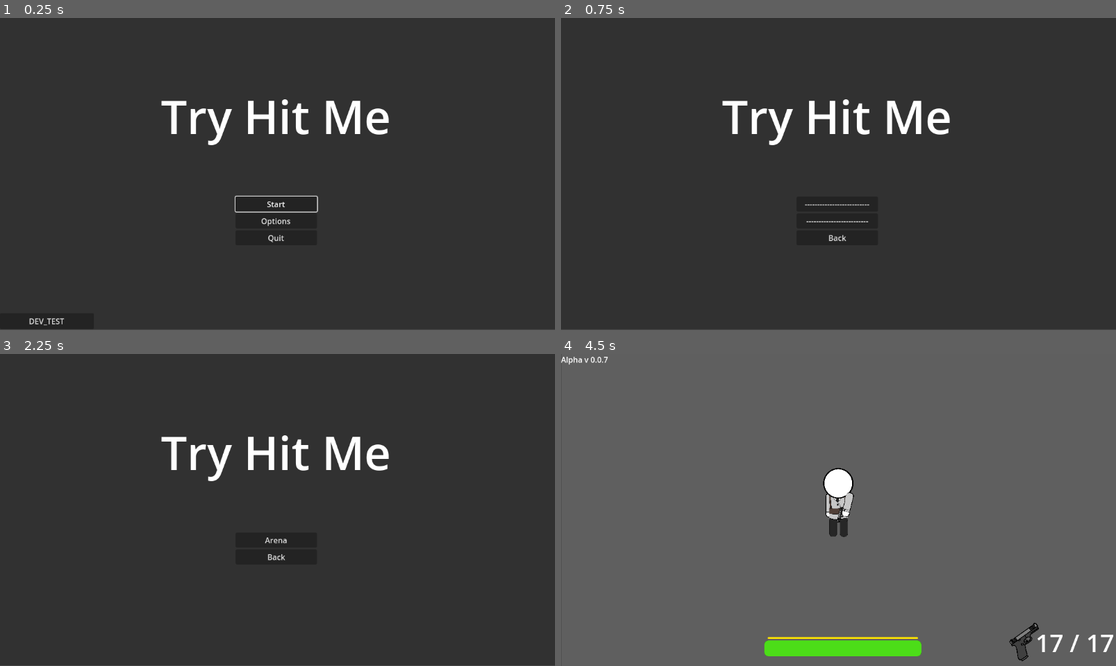
Above: before the commit, frames 1-4 (two rows, left to right).
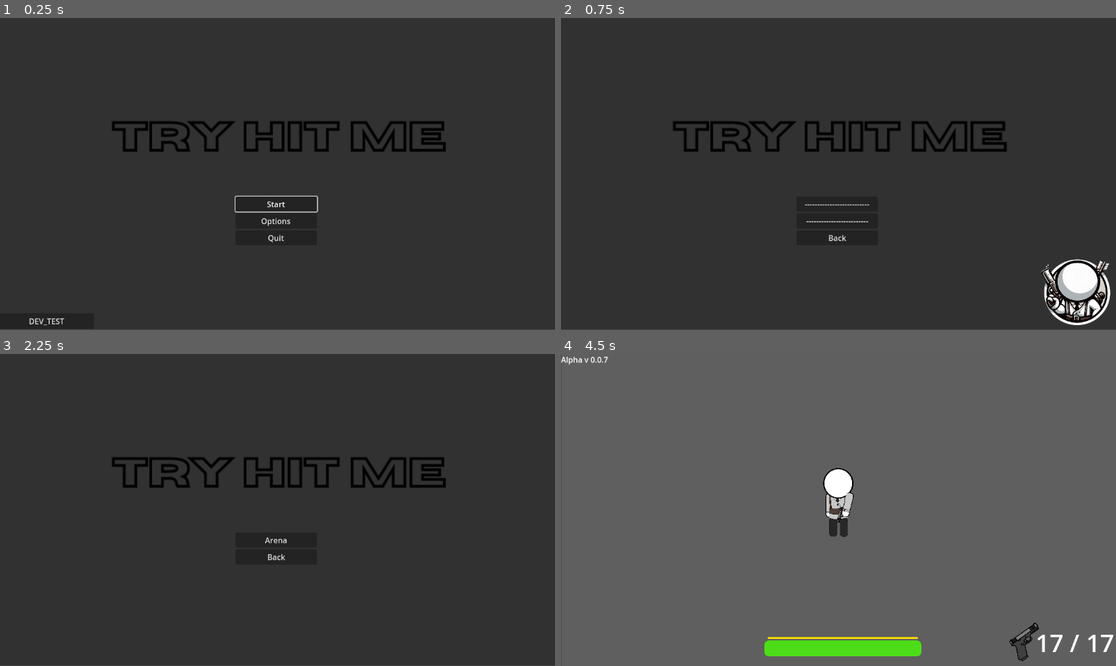
Above: after the commit, the same moments.

Repository: Pix4gunXd/Try_hit_me
Game: Godot game, scene res://Menus/MainMenu/menu.tscn
Two runs of this game, one before a commit and one after it. Both use one fixed random seed, a clock stepped at 60 frames per second and the inputs below.
Inputs:
- Up to frame 1 (0.25 s): no input
- Up to frame 2 (0.75 s): click "Options" at 0.5 s
- Up to frame 3 (2.25 s): click "Back" at 1.25 s; click "Start" at 2 s
- Up to frame 4 (4.5 s): click "Back" at 2.75 s; click "Start" at 3.5 s; click "Arena" at 4.25 s

The runs differ from the first frame. In frame 1, 3.4% of the frame differs, in the area x 20-81%, y 26-43%; in frame 2, 5.3%, in the area x 20-99%, y 26-99%; in frame 3, 3.4%; in frame 4, nothing differs.

Commit message:
Main menu modifications

Diff:
--- a/Menus/MainMenu/GameModes/modes.tscn
+++ b/Menus/MainMenu/GameModes/modes.tscn
@@ -1,6 +1,7 @@
-[gd_scene load_steps=2 format=3 uid="uid://er7ekipu02fx"]
+[gd_scene load_steps=3 format=3 uid="uid://er7ekipu02fx"]
 
 [ext_resource type="Script" path="res://Menus/MainMenu/GameModes/modes.gd" id="1_2l3js"]
+[ext_resource type="Texture2D" uid="uid://o4q5hdx5e7c0" path="res://Images/Try Hit Me_label.png" id="2_1f02b"]
 
 [node name="Modes" type="Control"]
 layout_mode = 3
@@ -16,6 +17,11 @@
 offset_right = 1153.0
 offset_bottom = 647.0
 color = Color(0, 0, 0, 0.360784)
+
+[node name="TryHitMeLabel" type="Sprite2D" parent="."]
+position = Vector2(579, 249)
+scale = Vector2(1.43038, 1.43038)
+texture = ExtResource("2_1f02b")
 
 [node name="VBoxContainer" type="VBoxContainer" parent="."]
 layout_mode = 1
@@ -39,16 +45,5 @@
 layout_mode = 2
 text = "Back"
 
-[node name="Label" type="Label" parent="."]
-layout_mode = 0
-offset_left = 295.0
-offset_top = 123.0
-offset_right = 852.0
-offset_bottom = 286.0
-theme_override_font_sizes/font_size = 96
-text = "Try Hit Me"
-horizontal_alignment = 1
-vertical_alignment = 1
-
 [connection signal="pressed" from="VBoxContainer/Arena" to="." method="_on_arena_pressed"]
 [connection signal="pressed" from="VBoxContainer/Back" to="." method="_on_back_pressed"]
--- a/Menus/MainMenu/menu.tscn
+++ b/Menus/MainMenu/menu.tscn
@@ -1,6 +1,7 @@
-[gd_scene load_steps=2 format=3 uid="uid://cuacls433armr"]
+[gd_scene load_steps=3 format=3 uid="uid://cuacls433armr"]
 
 [ext_resource type="Script" path="res://Menus/MainMenu/menu.gd" id="1_1mu1r"]
+[ext_resource type="Texture2D" uid="uid://o4q5hdx5e7c0" path="res://Images/Try Hit Me_label.png" id="2_iji1u"]
 
 [node name="Menu" type="Control"]
 layout_mode = 3
@@ -45,16 +46,10 @@
 focus_neighbor_bottom = NodePath("../StartButton")
 text = "Quit"
 
-[node name="Label" type="Label" parent="."]
-layout_mode = 0
-offset_left = 295.0
-offset_top = 123.0
-offset_right = 852.0
-offset_bottom = 286.0
-theme_override_font_sizes/font_size = 96
-text = "Try Hit Me"
-horizontal_alignment = 1
-vertical_alignment = 1
+[node name="TryHitMeLabel" type="Sprite2D" parent="."]
+position = Vector2(579, 249)
+scale = Vector2(1.43038, 1.43038)
+texture = ExtResource("2_iji1u")
 
 [node name="Button" type="Button" parent="."]
 layout_mode = 0
--- a/Menus/MainMenu/options/options.tscn
+++ b/Menus/MainMenu/options/options.tscn
@@ -1,6 +1,8 @@
-[gd_scene load_steps=2 format=3 uid="uid://b67ps2gakcgrx"]
+[gd_scene load_steps=4 format=3 uid="uid://b67ps2gakcgrx"]
 
 [ext_resource type="Script" path="res://Menus/MainMenu/options/options.gd" id="1_6qc4b"]
+[ext_resource type="Texture2D" uid="uid://o4q5hdx5e7c0" path="res://Images/Try Hit Me_label.png" id="2_v84jh"]
+[ext_resource type="Texture2D" uid="uid://cjdchwnetfofr" path="res://Images/Icons/TryHitMe2.png" id="3_if4ft"]
 
 [node name="Options" type="Control"]
 layout_mode = 3
@@ -12,19 +14,15 @@
 script = ExtResource("1_6qc4b")
 
 [node name="ColorRect" type="ColorRect" parent="."]
+layout_mode = 0
 offset_right = 1153.0
 offset_bottom = 647.0
 color = Color(0, 0, 0, 0.360784)
 
-[node name="Label" type="Label" parent="."]
-offset_left = 295.0
-offset_top = 123.0
-offset_right = 852.0
-offset_bottom = 286.0
-theme_override_font_sizes/font_size = 96
-text = "Try Hit Me"
-horizontal_alignment = 1
-vertical_alignment = 1
+[node name="TryHitMeLabel" type="Sprite2D" parent="."]
+position = Vector2(579, 249)
+scale = Vector2(1.43038, 1.43038)
+texture = ExtResource("2_v84jh")
 
 [node name="VBoxContainer" type="VBoxContainer" parent="."]
 layout_mode = 1
@@ -54,4 +52,9 @@
 focus_neighbor_bottom = NodePath("../Null2Button")
 text = "Back"
 
+[node name="TryHitMe2" type="Sprite2D" parent="."]
+position = Vector2(1068.25, 569.75)
+scale = Vector2(0.329, 0.323)
+texture = ExtResource("3_if4ft")
+
 [connection signal="pressed" from="VBoxContainer/BackButton" to="." method="_on_back_button_pressed"]
--- a/project.godot
+++ b/project.godot
@@ -11,12 +11,12 @@
 [application]
 
 config/name="Try_hit_me"
-config/version="0.0.41"
+config/version="0.0.7"
 run/main_scene="res://Menus/MainMenu/menu.tscn"
 config/features=PackedStringArray("4.2", "GL Compatibility")
-boot_splash/bg_color=Color(0.141176, 0.141176, 0.141176, 0)
-boot_splash/image="res://Images/TryHitMe.png"
-config/icon="res://Images/icon.svg"
+boot_splash/bg_color=Color(0.168627, 0.168627, 0.168627, 1)
+boot_splash/image="res://Images/Icons/TryHitMe2.png"
+config/icon="res://Images/Icons/TryHitMe.png"
 
 [display]
 
--- a/test_box.tscn
+++ b/test_box.tscn
@@ -1,6 +1,6 @@
 [gd_scene load_steps=3 format=3 uid="uid://bh7cwgmj4ajwo"]
 
-[ext_resource type="Texture2D" uid="uid://d1vkm7rkygsso" path="res://Images/icon.svg" id="1_k4beq"]
+[ext_resource type="Texture2D" uid="uid://d1vkm7rkygsso" path="res://Images/Icons/icon.svg" id="1_k4beq"]
 
 [sub_resource type="RectangleShape2D" id="RectangleShape2D_xpiw7"]
 size = Vector2(174, 96)
Renamed: Images/TryHitMe.png -> Images/Icons/TryHitMe.png
Not shown, added: Images/Icons/TryHitMe.png.import
Binary file added: Images/Icons/TryHitMe2.png
Not shown, changed: Images/Icons/TryHitMe2.png.import
Renamed: Images/icon.svg -> Images/Icons/icon.svg
Not shown, added: Images/Icons/icon.svg.import
Binary file added: Images/Try Hit Me_label.png
Not shown, changed: Images/Try Hit Me_label.png.import
